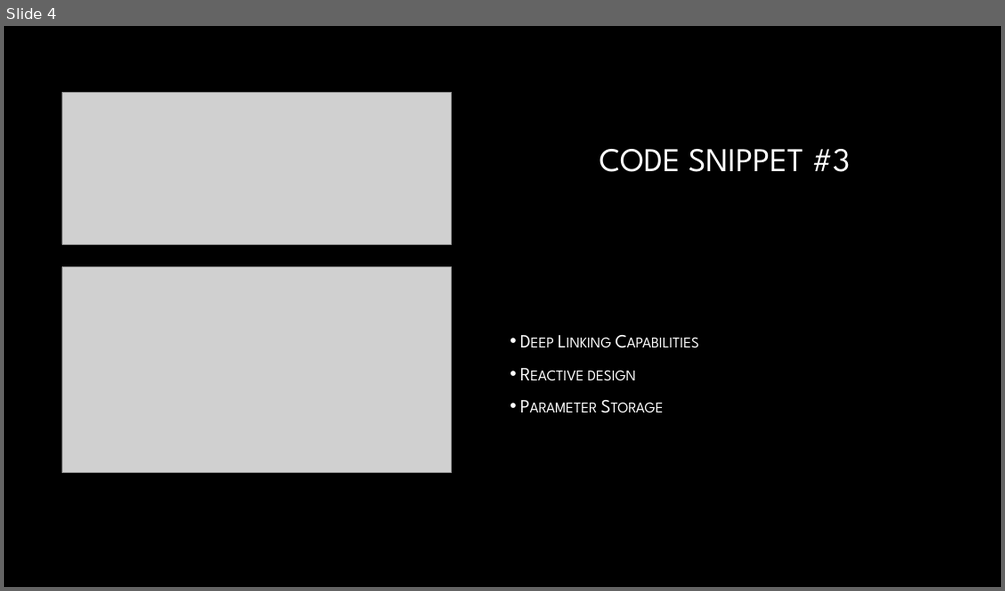
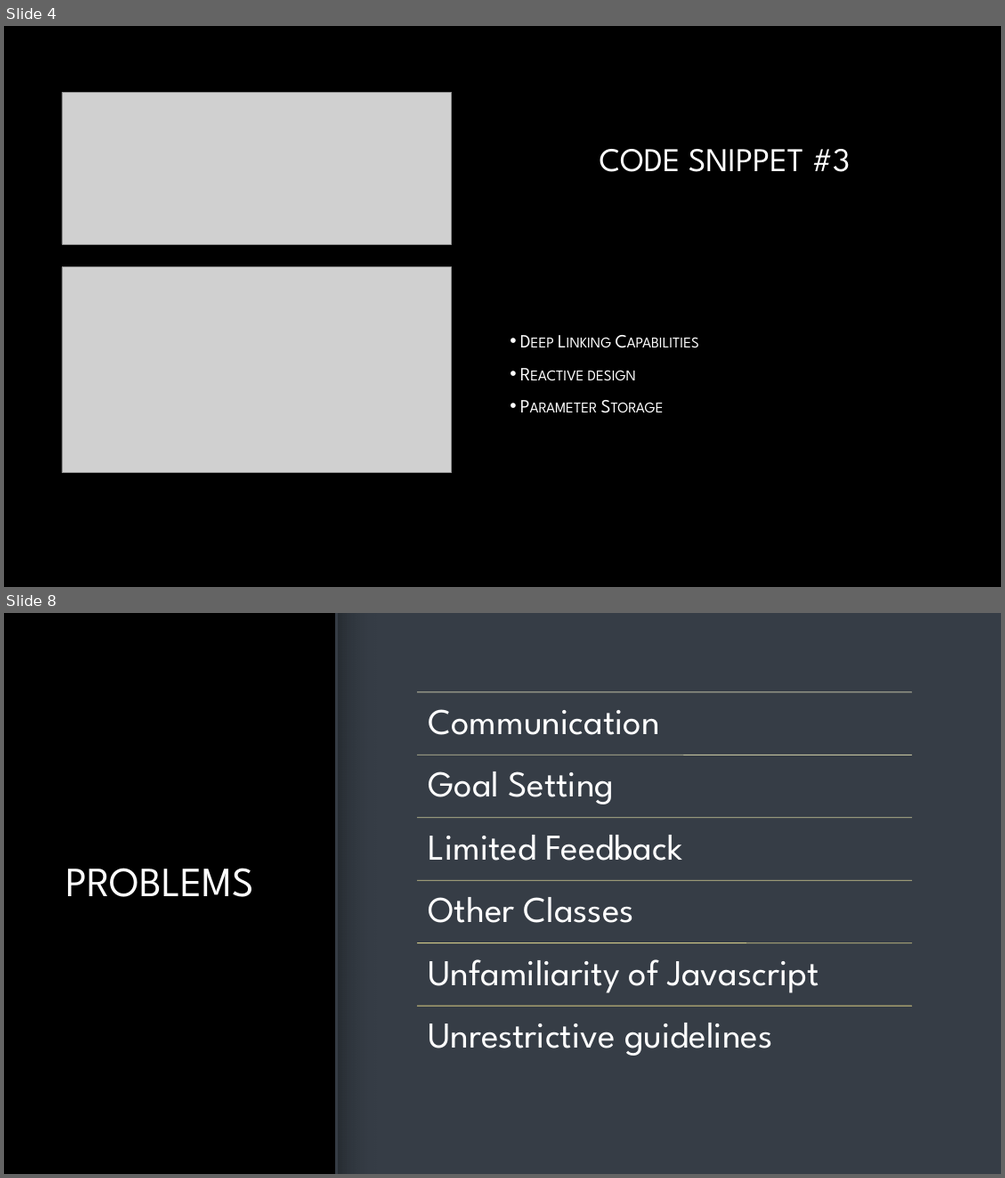
Before and after one commit to 343s26-Stewart/343s26-final-project-bds, a slide deck: docs/CRUDBuilder_presentation.pptx. Shown one above the other, each under a label of ours: slide 4 before the commit, slides 4 and 8 after it; the slides between them are not shown. The pictures are 1005x591 and 1005x1178 pixels, drawn with LibreOffice and Linux fonts; fonts in the diff are those of the drawing; grey boxes stand for pictures; background and template pictures are left out. Boxes give left, top, right and bottom in pixels: in the first picture for what was removed or moved away, otherwise in the second. Text is boxed around its words. In the diff, an @@ line names an element or a change of style, - is before the commit and + after.

```diff
--- a/docs/CRUDBuilder_presentation.pptx
+++ b/docs/CRUDBuilder_presentation.pptx
@@ slide 8 added at bbox=[4, 613, 1001, 1174], background picture (left out) @@
@@ rectangle added at bbox=[336, 613, 1001, 1174], fill #363D46 @@
@@ line added from (337, 613) to (337, 1174), #282E35 3 pt @@
@@ rectangle added at bbox=[339, 613, 377, 1174], fill gradient #363D46 to #282E35 @@
@@ title added at bbox=[66, 868, 254, 897], 40 pt, text gradient #FFFFFF to #A6A6A6 @@
+PROBLEMS
@@ group added at bbox=[418, 692, 912, 1055]: 6 lines, 6 texts @@
+Communication
+Goal Setting
+Limited Feedback
+Other Classes
+Unfamiliarity of Javascript
+Unrestrictive guidelines
```
Also in this commit, not shown: 2 slides changed, 2 other slides added.
